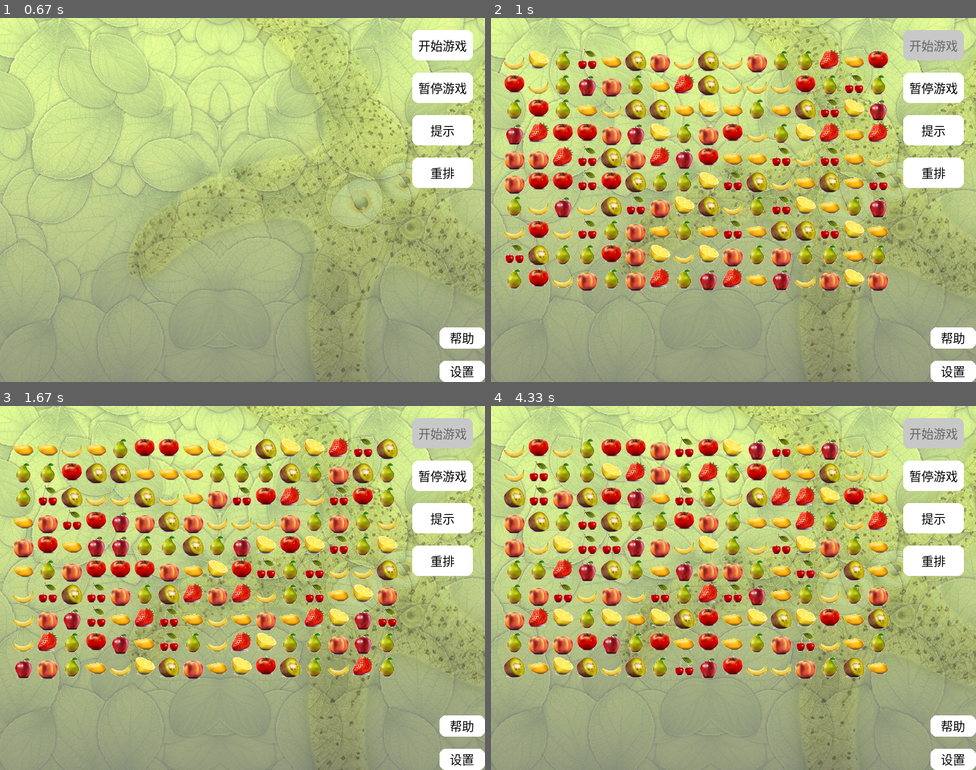
Above: before the commit, frames 1-4 (two rows, left to right).
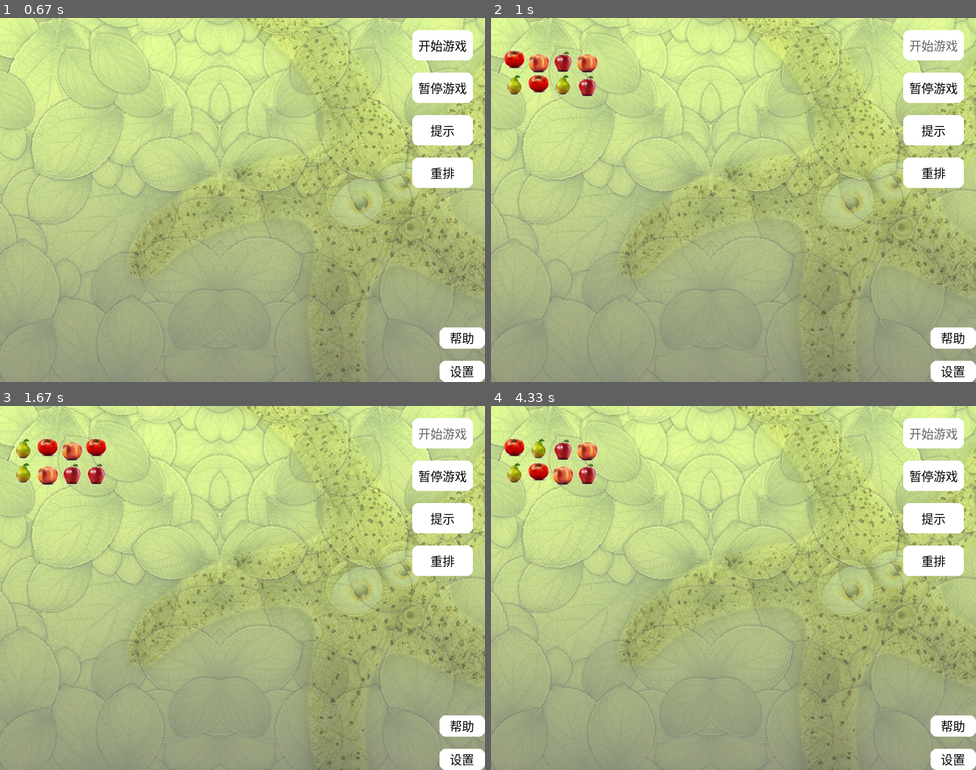
Above: after the commit, the same moments.

Repository: Munbo123/LLK-pygame
Game: pygame game, started from src/main.py
The game is run twice, just before and just after one commit, with the same random seed, the same clock (stepped at 60 frames per second) and the same inputs.
Inputs (mouse positions are in pixels of both pictures, inside the frame that each line leads up to):
- Up to frame 1 (0.67 s): click "基本模式" at 0.38 s
- Up to frame 2 (1 s): click "开始游戏" at 0.72 s
- Up to frame 3 (1.67 s): click "重排" at 1.05 s; click "开始游戏" at 1.38 s
- Up to frame 4 (4.33 s): click "重排" at 2.72 s; click (908, 558) at 4.05 s

Frame 1 is identical in both runs. In frame 2, 23% of the frame differs, in the area x 2-98%, y 3-75%; in frame 3, 23%; in frame 4, 23%.

Commit message:
修复了一些bug，完善了游戏胜利的处理，保证对象成对出现

Diff:
--- a/src/main.py
+++ b/src/main.py
@@ -39,6 +39,7 @@
         self.font = font
         self.font_size = font_size
         self.text = text
+        # 创建字体对象
         self.button_font = pygame.font.SysFont(font, font_size)
         self.button_text = self.button_font.render(text, True, text_color)
 
@@ -55,16 +56,14 @@
 
     def enable_button(self):
         self.enable = True
-        self.button_color = self.button_color
-        self.text_color = self.text_color
         self.button_text = self.button_font.render(self.text, True, self.text_color)
         self.draw()
 
     def disable_button(self):
         self.enable = False
-        self.button_color = (200, 200, 200)
-        self.text_color = (100, 100, 100)
-        self.button_text = self.button_font.render(self.text, True, self.text_color)
+        disabled_button_color = (200, 200, 200)
+        disabled_text_color = (100, 100, 100)
+        self.button_text = self.button_font.render(self.text, True, disabled_text_color)
         self.draw()
 
     def is_button_enabled(self):
@@ -221,19 +220,34 @@
             'help_button': help_button
         }
 
-
     def generate_game_matrix(self):
         # 随机生成游戏地图
         self.row = 10
         self.col = 16
+        self.row = 2
+        self.col = 4
+        self.left_fruit = self.row*self.col # 剩余水果数量
         self.game_matrix_x = 20
         self.game_matrix_y = 50
         self.choosen_fruit = set() # 选中元素的坐标集合
         self.matrix = [[None]*self.col for _ in range(self.row)] # 10行16列的矩阵
+
+        fruits_temp = [] # 临时存储水果图像索引
+        for i in range(self.row*self.col//2):
+            # 同时生成两个相同的水果图像索引
+            add_fruit = random.randint(0,len(self.fruit_images)-1)
+            fruits_temp.append(add_fruit)
+            fruits_temp.append(add_fruit)
+        # 打乱水果图像索引
+        random.shuffle(fruits_temp)
+
+        # 将水果图像索引填入矩阵
+        cnt = 0
         for i in range(self.row):
             for j in range(self.col):
                 # 随机选择水果图像
-                fruit_image_index = random.randint(0,len(self.fruit_images)-1)
+                fruit_image_index = fruits_temp[cnt]
+                cnt += 1
                 # 计算水果图像在屏幕上的位置
                 pos_x = self.game_matrix_x + j * 40
                 pos_y = self.game_matrix_y + i * 40
@@ -284,7 +298,6 @@
                             pygame.draw.rect(screen, (255, 0, 0), selected_rect, 2)
 
         pygame.display.flip()
-
 
     def handle(self):
         global done,current_page
@@ -301,10 +314,12 @@
             if event.type == pygame.MOUSEBUTTONDOWN:
                 # 判断鼠标点击位置是否在按钮区域内
                 if start_button.collidepoint(event.pos):
-                    print("开始游戏按钮 clicked")
                     if start_button.is_button_enabled():
+                        print("开始游戏按钮 clicked")
                         self.generate_game_matrix()
                         start_button.disable_button()
+                    else:
+                        print("开始游戏按钮 clicked, but it is disabled")
                 elif pause_button.collidepoint(event.pos):
                     print("暂停游戏按钮 clicked")
                     # for i in range(len(self.matrix)):
@@ -355,6 +370,12 @@
                                     self.matrix[fruit2_x][fruit2_y] = None
                                     # 绘制消除界面
                                     self.draw_clear_animation(waypoints)
+                                    self.left_fruit -= 2
+                                    # 判断游戏是否结束
+                                    if self.left_fruit == 0:
+                                        print("游戏结束")
+                                        # 重启游戏
+                                        start_button.enable_button()
                                 else:
                                     print("不可以消除")
                                     # 取消选中状态
@@ -439,7 +460,7 @@
         # 暂停1秒钟
         time.sleep(0.5)
         # 清除事件队列
-        pygame.event.clear()
+        # pygame.event.clear()
 
     def rearrangement(self):
         '''重排游戏地图（不是重新生成）'''
@@ -454,6 +475,8 @@
         random.shuffle(flat_list)
         # 将打乱后的元素重新填入矩阵
         cnt = 0
+        # 防止选中元素没更新导致错误
+        self.choosen_fruit.clear()
         for i in range(row):
             for j in range(col):
                 pos_x = self.game_matrix_x + j * 40
@@ -461,6 +484,8 @@
                 if flat_list[cnt] != None:
                     self.matrix[i][j] = flat_list[cnt]
                     self.matrix[i][j]['pos'] = (pos_x, pos_y)
+                    if self.matrix[i][j]['choosen']:
+                        self.choosen_fruit.add((i,j))
                 else:
                     self.matrix[i][j] = None
                 cnt += 1
